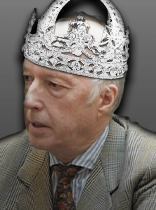
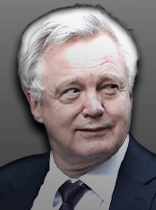
Comparing the layer stacks of the two 156×210 images. Changes:
hid group "Nicholas III" (1st of 2, in "Group 1") (4 layers) over <box>0,0,156,210</box>
added layer "David Davis" in group "Group 1" over <box>0,2,156,210</box>
